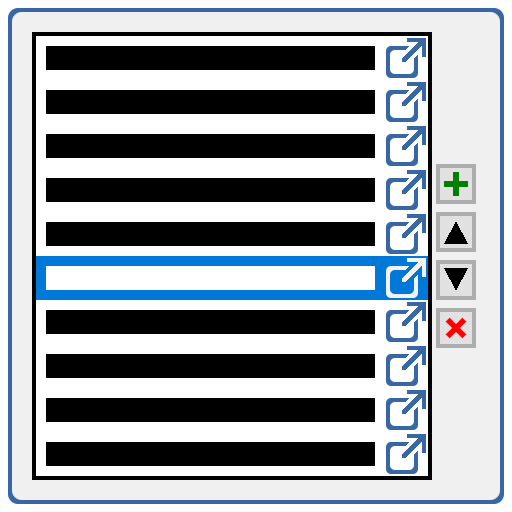
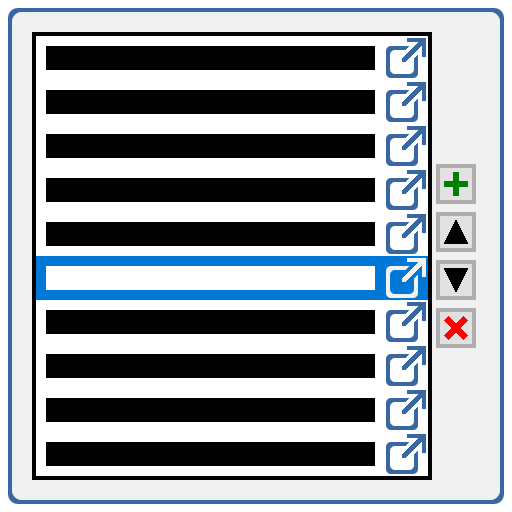
Two versions of the same layered image (w=512, h=512). Layer-by-layer changes:
added layer "Lineart" in group "Buttons" over box(444, 316, 468, 340)
painted on "Up Button" over box(444, 220, 468, 243)
painted on "Down Button" over box(444, 269, 468, 292)
painted on "X Button" over box(444, 316, 468, 340)
